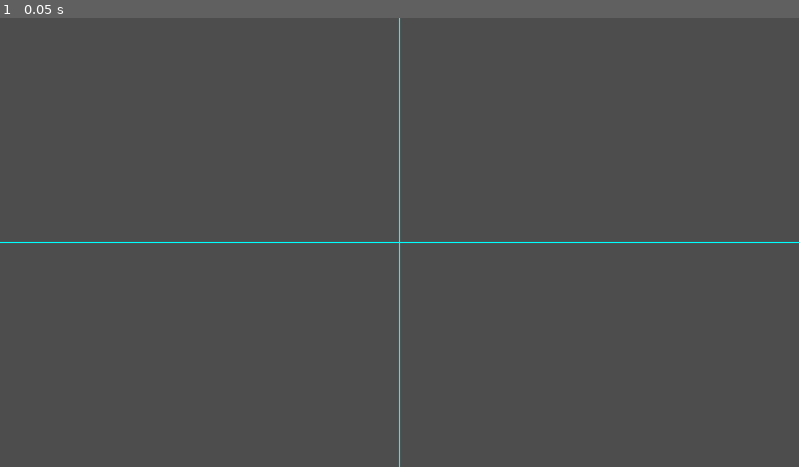
Above: before the commit, frame 1.
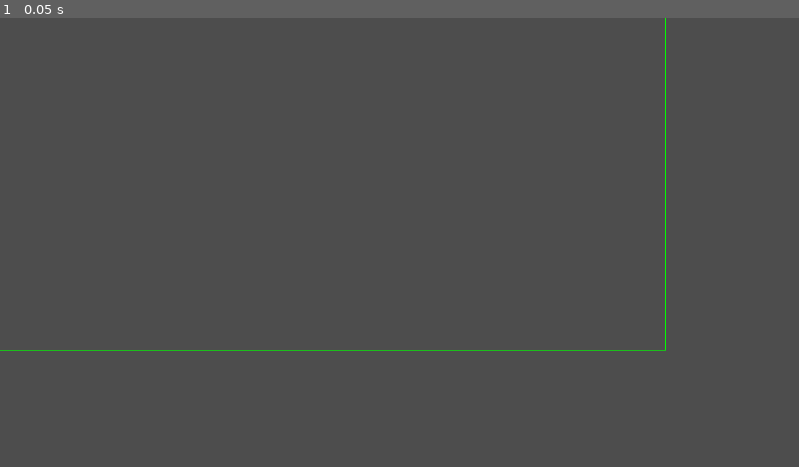
Above: after the commit, the same moment.

Repository: IanLum/Procedural-Dungeon-Generation
Game: Godot game, scene res://main.tscn
Two runs of this game, one before a commit and one after it. Both use one fixed random seed, a clock stepped at 60 frames per second and the inputs below.
Inputs:
- Up to frame 1 (0.05 s): no input

The runs differ from the first frame. In frame 1, 0.6% of the frame differs, in the area x 0-100%, y 0-100%.

Commit message:
branch init and create root

Diff:
--- /dev/null
+++ b/branch.gd
@@ -0,0 +1,20 @@
+## From the tutorial: https://jonoshields.com/post/bsp-dungeon
+
+extends Node
+
+class_name Branch
+
+var left: Branch
+var right: Branch
+var position: Vector2i
+var size: Vector2i
+
+func _init(position_: Vector2i, size_: Vector2i):
+	self.position = position_
+	self.size = size_
+
+func get_leaves() -> Array[Branch]:
+	if not (left&&right):
+		return [self]
+	else:
+		return left.get_leaves() + right.get_leaves()
--- a/main.gd
+++ b/main.gd
@@ -1,16 +1,24 @@
 extends Node2D
 
+const TILE_SIZE := 16
+var root: Branch
 
-# Called when the node enters the scene tree for the first time.
 func _ready():
-	pass # Replace with function body.
-
-
-# Called every frame. 'delta' is the elapsed time since the previous frame.
-func _process(delta):
-	pass
-
+	root = Branch.new(
+		Vector2i(0, 0),
+		Vector2i(60, 30)
+	)
+	queue_redraw()
 
 func _draw():
-	draw_line(Vector2(-1000, 0), Vector2(1000, 0), Color.AQUA, 2)
-	draw_line(Vector2(0, -1000), Vector2(0, 1000), Color.AQUA, 2)
+	for leaf in root.get_leaves():
+		draw_rect(
+			Rect2(
+				leaf.position.x * TILE_SIZE, # x
+				leaf.position.y * TILE_SIZE, # y
+				leaf.size.x * TILE_SIZE, # width
+				leaf.size.y * TILE_SIZE # height
+			),
+			Color.GREEN,
+			false
+		)
--- a/main.tscn
+++ b/main.tscn
@@ -17,5 +17,3 @@
 [node name="TileMap" type="TileMap" parent="."]
 tile_set = SubResource("TileSet_g8iuy")
 format = 2
-
-[node name="Camera2D" type="Camera2D" parent="."]
